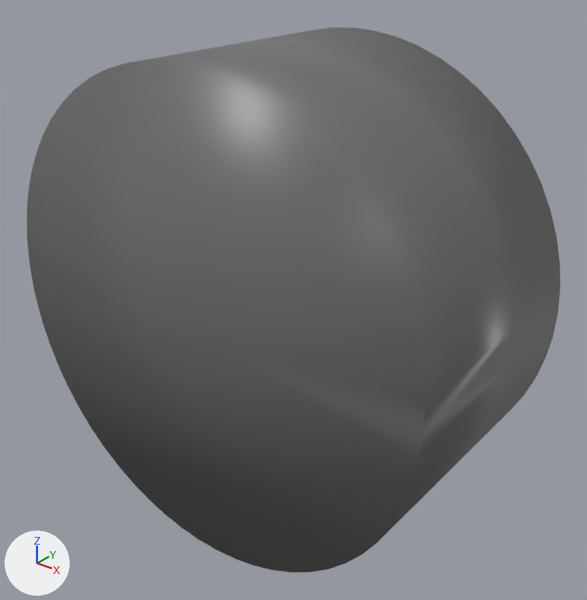
Before and after pictures for a commit that changed the OBJ model phoebe_mujoco_config/description/assets/full/wheel/wheel.obj.
Both versions are drawn from a 50 mm lens placed at (0.1508, -0.181, 0.1107), pointed at (0.0045, 0.0019, -0.0027). The axes (+X, +Y, +Z) are drawn at lower left. The lights are the same throughout. The first picture is the older version. Where no turn or scale is listed for an object, it has been applied to the vertices. Vertices at exactly the same position are counted once.

In view in the first picture: 'wheel'.
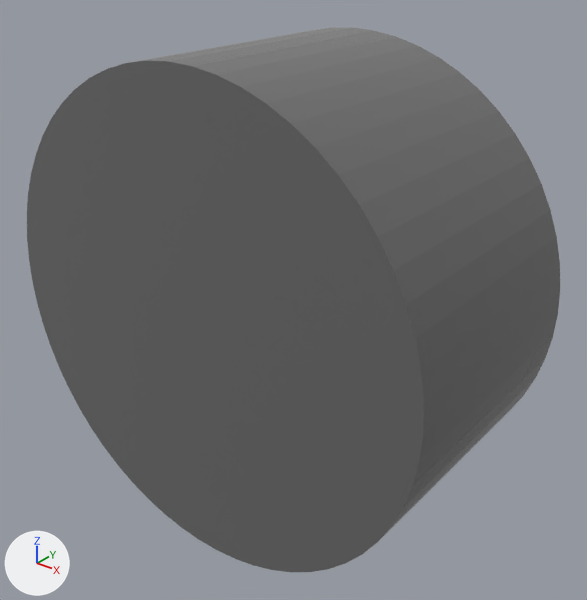
The change, as a list of edits to the scene's bpy script:
```text
Add mat_mtl_wheel:
    mat_mtl_wheel = principled_material('mtl_wheel')
    mat_mtl_wheel.base_color = (0.149, 0.149, 0.149)  # dark grey #6c6c6c
    mat_mtl_wheel.roughness = 0.0
Change me_wheel:
    where me_wheel.from_pydata(...)  # 120 vertices, 236 faces; spans x -0.076..0.076, y -0.04..0.04, z -0.076..0.076
    used by ob_wheel; location = (0.0, 0.0, 0.0)
    remove me_wheel.materials.append(mat_new_mat_color_007)  # dark grey #6c6c6c
    me_wheel part 1: all faces are now shaded flat (236 of 236 changed)
    add me_wheel.materials.append(mat_mtl_wheel)  # dark grey #6c6c6c
```

Changed parts and their boxes (x1, y1, x2, y2) in the pictures (587 x 600 px):
part 1 of me_wheel, shading changed
    both: (42, 27, 542, 572)
